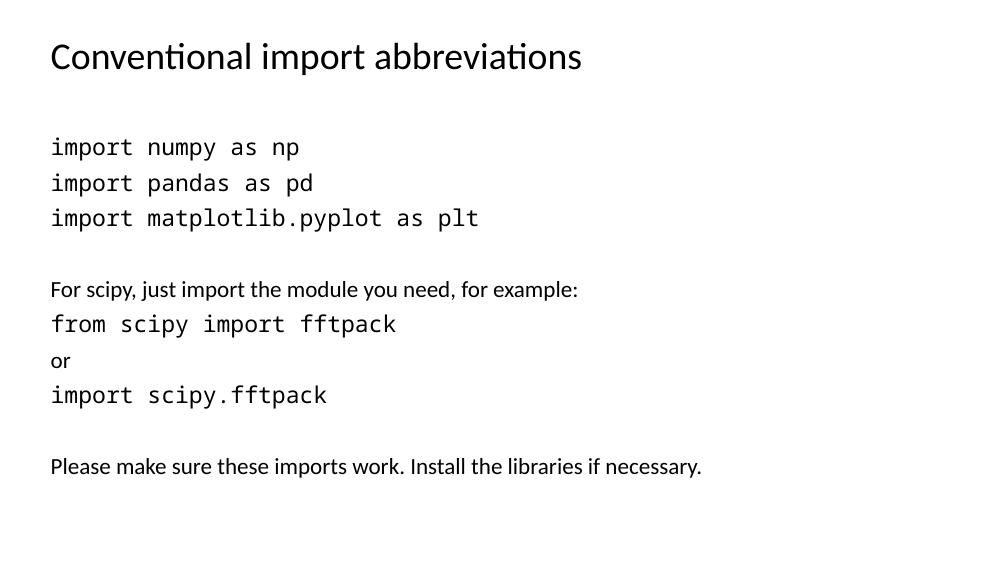
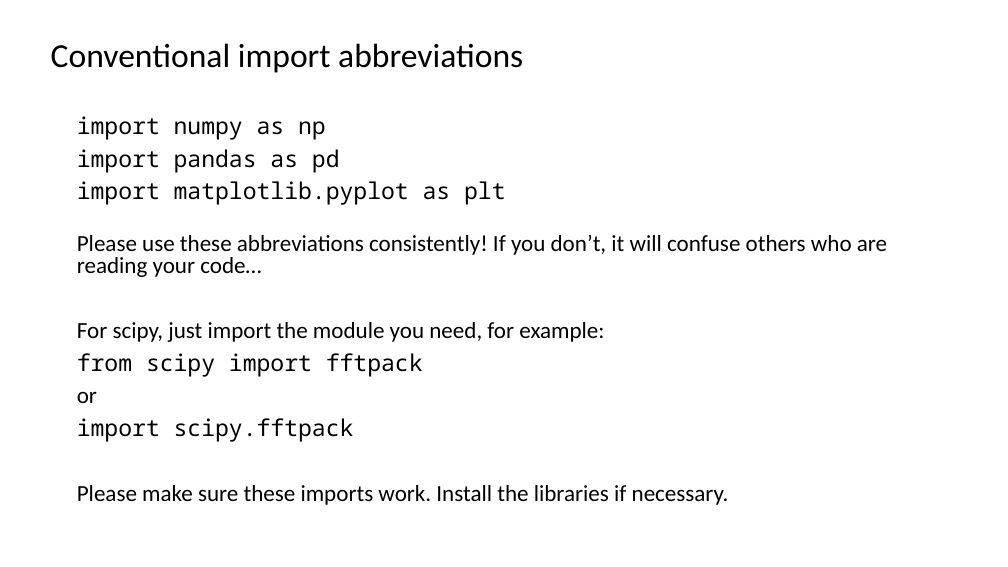
Before and after one commit to btitze/python-course, a slide deck: slide 9 of data_handling_and_analysis/Python Workshop - Data Handling and Analysis.pptx. Drawn at 1008x567 pixels with LibreOffice and Linux fonts; fonts in the diff are those of the drawing. Boxes give left, top, right and bottom in pixels: in the first picture for what was removed or moved away, otherwise in the second. Text is boxed around its words. In the diff, an @@ line names an element or a change of style, - is before the commit and + after.

Commit message:
Update presentation and move csv files to data subfolder

```diff
--- a/data_handling_and_analysis/Python Workshop - Data Handling and Analysis.pptx
+++ b/data_handling_and_analysis/Python Workshop - Data Handling and Analysis.pptx
@@ title "Conventional import abbreviations" at bbox=[51, 43, 523, 73]: size 36 to 32 pt @@
@@ text "import numpy as np": place and size @@
-text "import numpy as np" at bbox=[51, 137, 702, 478]
+text "import numpy as np" at bbox=[77, 116, 887, 505]
@@ text at bbox=[77, 116, 729, 505]: line spacing 0.9 to 0.8 @@
@@ text at bbox=[77, 235, 887, 277]: paragraph added @@
+Please use these abbreviations consistently! If you don’t, it will confuse others who are reading your code…
```
Also in this commit, not shown: 9 other slides changed, 4 other files.
